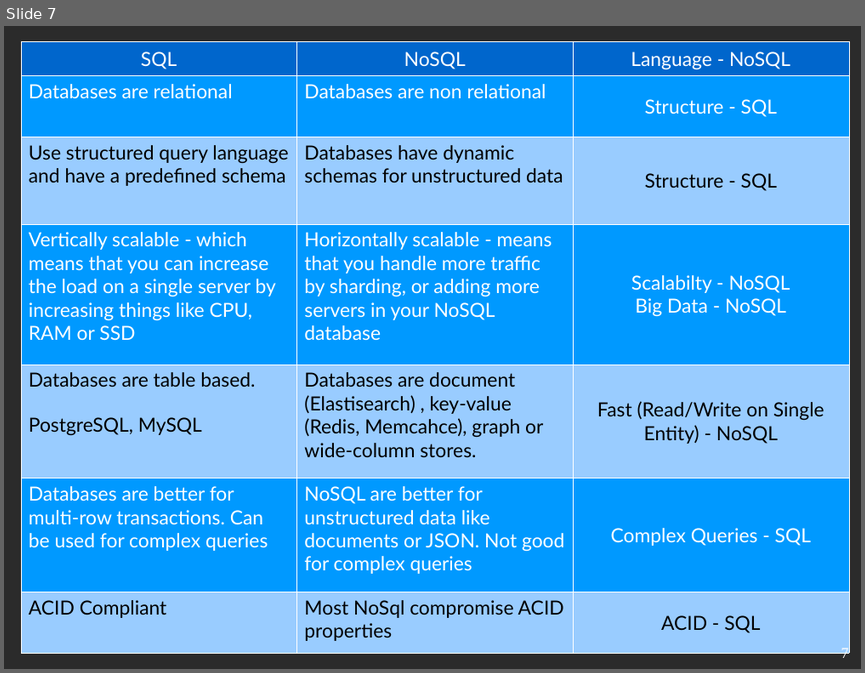
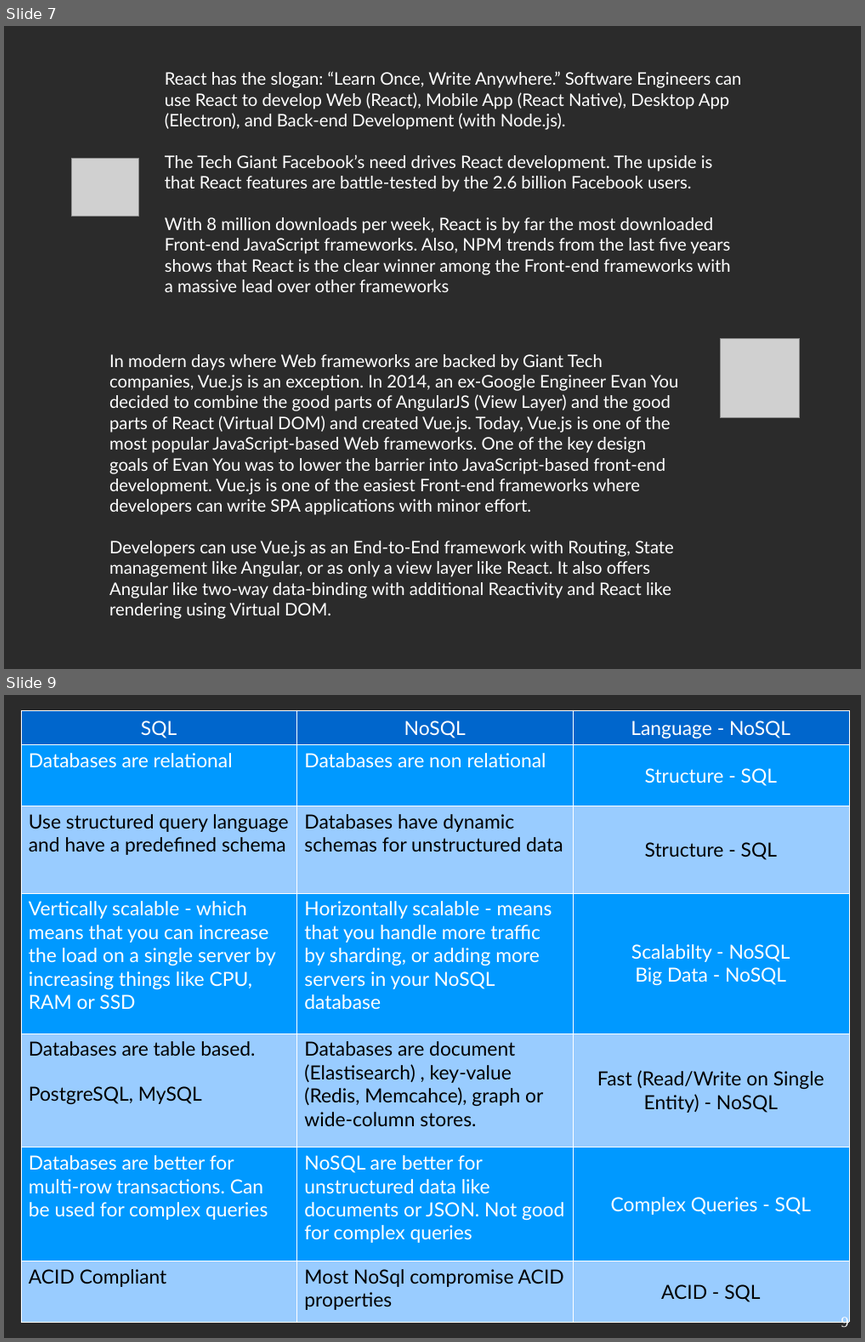
Before and after one commit to udaykarkera/udaykarkera.github.io, a slide deck: Future of the platform.odp. Shown one above the other, each under a label of ours: slide 7 before the commit, slides 7 and 9 after it; the slides between them are not shown. The pictures are 865x673 and 865x1342 pixels, drawn with LibreOffice and Linux fonts; fonts in the diff are those of the drawing; grey boxes stand for pictures; background and template pictures are left out; a plain dark background stands for a picture behind light text. Boxes give left, top, right and bottom in pixels: in the first picture for what was removed or moved away, otherwise in the second. Text is boxed around its words. In the diff, an @@ line names an element or a change of style, - is before the commit and + after.

```diff
--- a/Future of the platform.odp
+++ b/Future of the platform.odp
@@ slide 7 added at box(4, 26, 861, 669), background picture (left out) @@
@@ text added at box(165, 71, 742, 292), 16 pt, text #FFFFFF @@
+React has the slogan: “Learn Once, Write Anywhere.” Software Engineers can use React to develop Web (React), Mobile App (React Native), Desktop App (Electron), and Back-end Development (with Node.js).
+The Tech Giant Facebook’s need drives React development. The upside is that React features are battle-tested by the 2.6 billion Facebook users.
+With 8 million downloads per week, React is by far the most downloaded Front-end JavaScript frameworks. Also, NPM trends from the last five years shows that React is the clear winner among the Front-end frameworks with a massive lead over other frameworks
@@ picture added at box(72, 158, 139, 216) @@
@@ text added at box(109, 354, 678, 618), 16 pt, text #FFFFFF @@
+In modern days where Web frameworks are backed by Giant Tech companies, Vue.js is an exception. In 2014, an ex-Google Engineer Evan You decided to combine the good parts of AngularJS (View Layer) and the good parts of React (Virtual DOM) and created Vue.js. Today, Vue.js is one of the most popular JavaScript-based Web frameworks. One of the key design goals of Evan You was to lower the barrier into JavaScript-based front-end development. Vue.js is one of the easiest Front-end frameworks where developers can write SPA applications with minor effort.
+Developers can use Vue.js as an End-to-End framework with Routing, State management like Angular, or as only a view layer like React. It also offers Angular like two-way data-binding with additional Reactivity and React like rendering using Virtual DOM.
@@ picture added at box(720, 339, 800, 418) @@
@@ what was slide 7 is now slide 9 @@
@@ page number at box(841, 1316, 849, 1330): text changed @@
-7
+9
```
Also in this commit, not shown: 3 slides changed, 5 other slides added, 2 slides removed, 11 other files.
